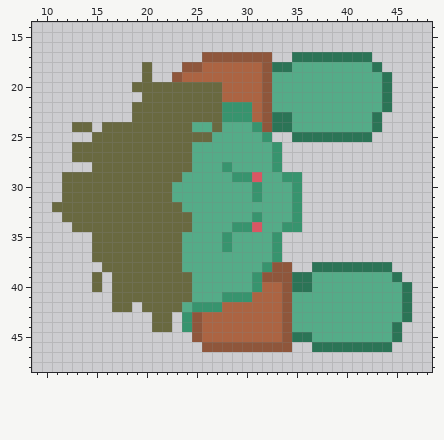
Pixel-art sprite: src/img/gameAssets/zombieR.png. That is the earlier state.
The file is 64x64 pixels. Shown: x 9..48, y 14..48.
Now the later version:
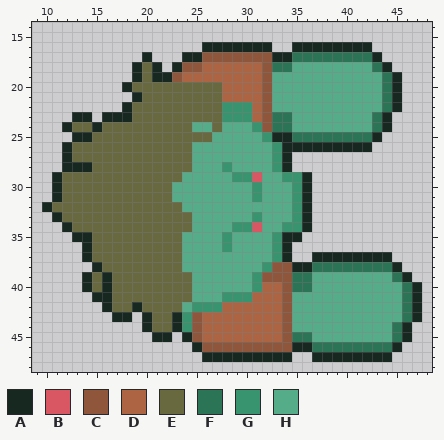
Palette (. is transparent): A #172821  B #d95763  C #8f563b  D #ac6442  E #696940  F #2b7456  G #37946e  H #54ac88
The exact change:
Changed rows in their new state; - is an unchanged pixel.
first column x 10:
16 ----------------AAAAAAA--AAAAAAAA-----
17 ----------A---AA-------AA--------A----
18 ---------A-A-A--------------------A---
19 ---------A-AA----------------------A--
20 --------A--------------------------A--
21 ---------A-------------------------A--
22 --------A--------------------------A--
23 ---AA-AAA-------------------------A---
24 --A--A----------------------------A---
25 ---AA------------------AA--------A----
26 --A---------------------AAAAAAAAA-----
27 --A---------------------A-------------
28 --AAA-------------------A-------------
29 -A------------------------A-----------
30 -A------------------------A-----------
31 -A------------------------A-----------
32 A-------------------------A-----------
33 -A------------------------A-----------
34 --A-----------------------A-----------
35 ---AA-------------------AA------------
36 ----A-------------------A-------------
37 ----A-------------------A--AAAAAAAA---
38 -----A-------------------AA--------A--
39 ----A-A-----------------------------A-
40 ----A-A------------------------------A
41 -----AA------------------------------A
42 ------A--A---------------------------A
43 -------AA-A--A-----------------------A
44 ----------A--A----------------------A-
45 -----------AA-A---------------------A-
46 ---------------A---------AA--------A--
47 ----------------AAAAAAAAA--AAAAAAAA---
Pixel boxes of the changes (left, top, right, bottom) in both pictures:
added: (42, 42, 422, 362)
